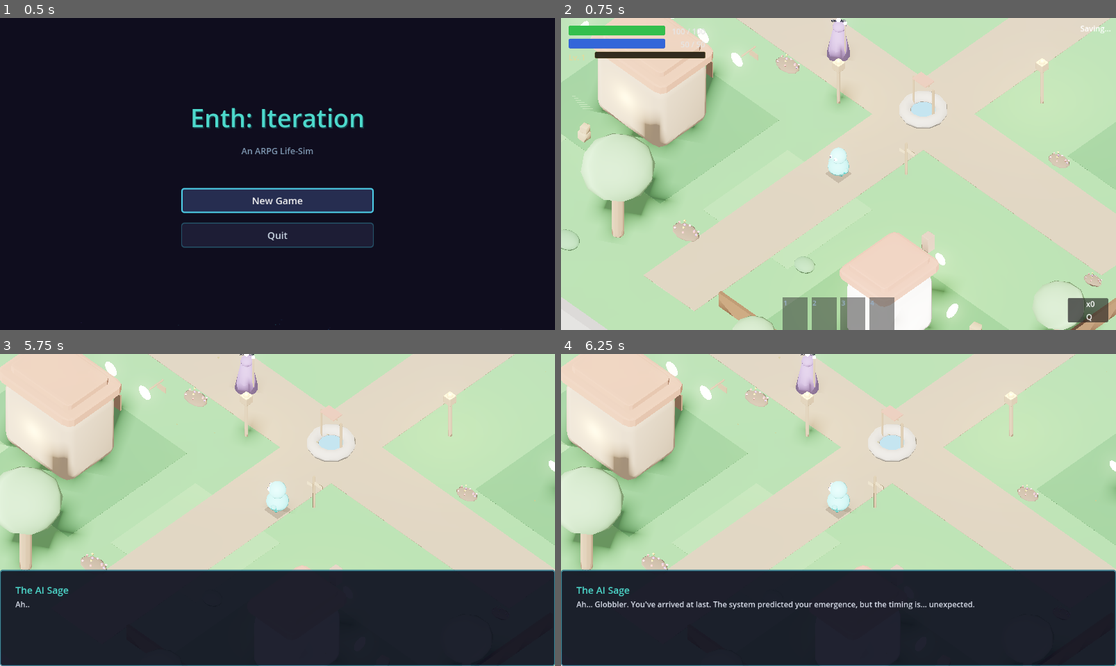
Above: before the commit, frames 1-4 (two rows, left to right).
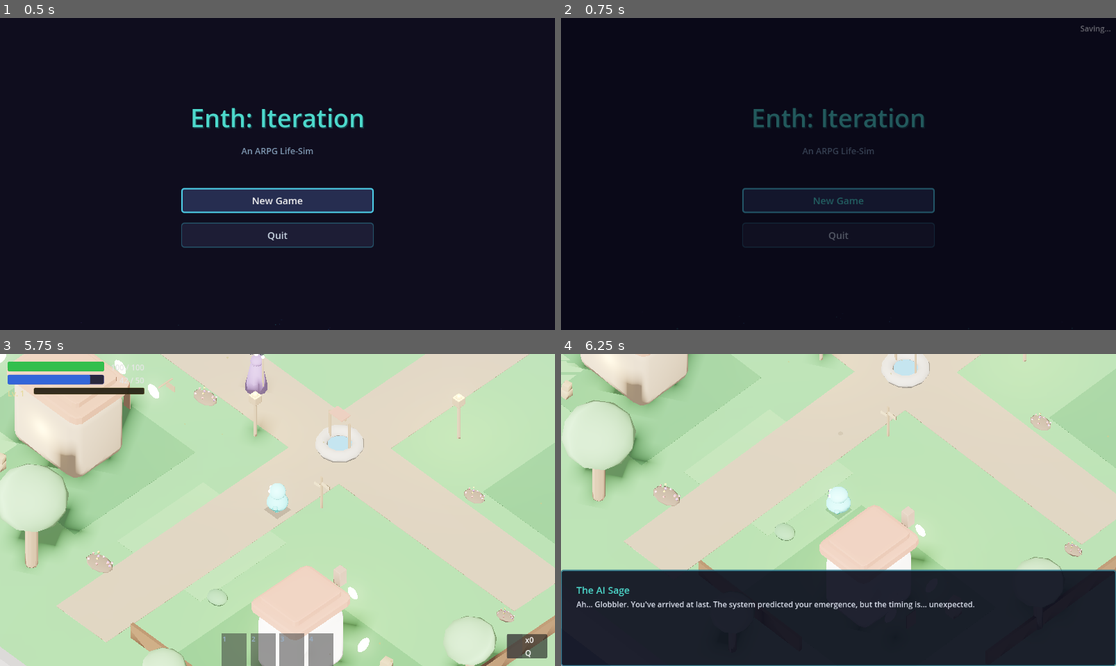
Above: after the commit, the same moments.

Repository: hwashburn1011/enth-iteration
Game: Godot game, scene res://scenes/main/MainMenu.tscn
Same seed, same stepped clock (60 frames per second), same inputs: the game is played once before the commit and once after it.
Inputs (mouse positions are in pixels of both pictures, inside the frame that each line leads up to):
- Up to frame 1 (0.5 s): no input
- Up to frame 2 (0.75 s): click "New Game" at 0.5 s
- Up to frame 3 (5.75 s): tap Enter at 1.25 s; move the mouse to (399, 494) at 1.27 s; hold D (move_right) 1.28-2.03 s; tap 1 (ability_1) at 1.35 s; click (399, 494) at 1.42 s; move the mouse to (166, 525) at 2.02 s; hold S (move_back) 2.03-2.78 s; tap 2 (ability_2) at 2.1 s; click (166, 525) at 2.17 s; move the mouse to (333, 441) at 2.77 s; hold D (move_right) 2.78-3.53 s; tap 3 (ability_3) at 2.85 s; click (333, 441) at 2.92 s; move the mouse to (249, 572) at 3.52 s; hold W (move_forward) 3.53-4.28 s; tap 4 (ability_4) at 3.6 s; click (249, 572) at 3.67 s; move the mouse to (444, 556) at 4.27 s; press the mouse at (444, 556) at 4.28 s; hold A (move_left) from 4.28 s (still down); move the mouse to (111, 463) at 5.02 s; release the mouse at (111, 463) at 5.03 s; right-click (111, 463) at 5.1 s; click (111, 463) at 5.17 s
- Up to frame 4 (6.25 s): move the mouse to (866, 510) at 5.77 s; release A (move_left) at 5.78 s; hold S (move_back) from 5.78 s (still down); hold Space (dash) from 5.78 s (still down); click (866, 510) at 5.92 s

Frame 1 is identical in both runs. In frame 2, 100% of the frame differs, in the area x 0-100%, y 0-100%; in frame 3, 41%; in frame 4, 46%.

Commit message:
visual+feel: enemy death burst, tech doors, scene fade transitions
Enemy death: colored particle burst on death matching enemy type —
red for bugs, green for leaks, blue for processes. 20 particles
exploding outward with gravity falloff.

Tech doors: Blender door model (frame + accent strips + panel) placed
at every room exit. Facing toward room center. Visual landmark for
finding exits.

Scene transitions: fade-to-black and fade-from-black (0.3s each)
wrapping every scene change. Dark blue-black overlay at layer 110.
No more instant scene pops.

Total Blender models: 32

Co-Authored-By: Claude Opus 4.6 (1M context) <noreply@anthropic.com>

Diff:
--- a/scenes/dungeon/rooms/room_base.gd
+++ b/scenes/dungeon/rooms/room_base.gd
@@ -26,6 +26,8 @@
 	_apply_dungeon_materials()
 	# Add tech props based on room type
 	_add_dungeon_props()
+	# Add door model at exit
+	_add_exit_door()
 	# Show exit indicator if already cleared (corridors only — tutorials override is_cleared)
 	if is_cleared and room_type == "corridor":
 		_show_exit_indicator()
@@ -254,6 +256,23 @@
 		geom.add_child(strip)
 
 
+func _add_exit_door() -> void:
+	var exit_trigger: Node3D = get_node_or_null("ExitTrigger") as Node3D
+	if exit_trigger == null:
+		exit_trigger = get_node_or_null("ExitPoint") as Node3D
+	if exit_trigger == null:
+		return
+	var door_scene: PackedScene = load("res://assets/models/props/tech_door.glb") as PackedScene
+	if door_scene:
+		var door: Node3D = door_scene.instantiate() as Node3D
+		add_child(door)
+		door.position = exit_trigger.position
+		# Face the door toward the room center
+		var to_center: Vector3 = (Vector3.ZERO - exit_trigger.position).normalized()
+		if to_center.length() > 0.1:
+			door.rotation.y = atan2(to_center.x, to_center.z)
+
+
 func _add_ambient_particles() -> void:
 	var geom: Node = get_node_or_null("Geometry")
 	if geom == null:
--- a/scripts/autoloads/game_manager.gd
+++ b/scripts/autoloads/game_manager.gd
@@ -134,12 +134,20 @@
 	EventBus.game_state_changed.emit(old_state, new_state)
 
 
+var _transition_overlay: CanvasLayer = null
+
+
 func change_scene_to(path: String) -> void:
 	EventBus.scene_changing.emit()
+
+	# Fade to black
+	await _fade_transition(true)
+
 	var err: Error = ResourceLoader.load_threaded_request(path)
 	if err != OK:
 		push_error("GameManager: failed to request scene load for '%s' (error %d)" % [path, err])
 		set_state(GameState.PLAYING)
+		await _fade_transition(false)
 		return
 	var status: ResourceLoader.ThreadLoadStatus = ResourceLoader.load_threaded_get_status(path)
 	while status == ResourceLoader.THREAD_LOAD_IN_PROGRESS:
@@ -148,11 +156,35 @@
 	if status != ResourceLoader.THREAD_LOAD_LOADED:
 		push_error("GameManager: scene load failed for '%s' (status %d)" % [path, status])
 		set_state(GameState.PLAYING)
+		await _fade_transition(false)
 		return
 	var scene: PackedScene = ResourceLoader.load_threaded_get(path)
 	get_tree().change_scene_to_packed(scene)
 	await get_tree().process_frame
 	EventBus.scene_changed.emit(path)
+
+	# Fade from black
+	await _fade_transition(false)
+
+
+func _fade_transition(to_black: bool) -> void:
+	if _transition_overlay == null:
+		_transition_overlay = CanvasLayer.new()
+		_transition_overlay.layer = 110
+		_transition_overlay.process_mode = Node.PROCESS_MODE_ALWAYS
+		var rect: ColorRect = ColorRect.new()
+		rect.name = "FadeRect"
+		rect.set_anchors_preset(Control.PRESET_FULL_RECT)
+		rect.color = Color(0.03, 0.03, 0.08, 0.0)
+		rect.mouse_filter = Control.MOUSE_FILTER_IGNORE
+		_transition_overlay.add_child(rect)
+		add_child(_transition_overlay)
+
+	var rect: ColorRect = _transition_overlay.get_node("FadeRect") as ColorRect
+	var target_alpha: float = 1.0 if to_black else 0.0
+	var tween: Tween = create_tween()
+	tween.tween_property(rect, "color:a", target_alpha, 0.3)
+	await tween.finished
 
 
 # --- Narrative checkpoint handlers ---
--- a/scripts/state_machines/enemy/enemy_death_state.gd
+++ b/scripts/state_machines/enemy/enemy_death_state.gd
@@ -18,6 +18,9 @@
 	enemy.set_physics_process(false)
 	enemy.hitbox_component.deactivate()
 
+	# Death burst VFX
+	_spawn_death_burst(enemy)
+
 	# Drop loot before emitting defeat
 	if enemy.loot_dropper:
 		enemy.loot_dropper.drop_loot(enemy.global_position)
@@ -32,3 +35,57 @@
 	if enemy.animation_player.has_animation(&"death"):
 		await enemy.animation_player.animation_finished
 	EnemyPool.return_enemy(enemy)
+
+
+func _spawn_death_burst(enemy: CharacterBody3D) -> void:
+	if not enemy.is_inside_tree():
+		return
+	# Determine color based on enemy type
+	var burst_color: Color = Color(0.8, 0.3, 0.2)  # Default red
+	var script: Script = enemy.get_script()
+	if script:
+		var class_name_str: String = script.get_global_name()
+		match class_name_str:
+			"GlitchBug":
+				burst_color = Color(0.9, 0.2, 0.1)
+			"MemoryLeak":
+				burst_color = Color(0.2, 0.8, 0.3)
+			"RogueProcess":
+				burst_color = Color(0.2, 0.3, 0.9)
+			"CorruptedCompiler":
+				burst_color = Color(0.8, 0.1, 0.15)
+
+	var particles: GPUParticles3D = GPUParticles3D.new()
+	particles.amount = 20
+	particles.lifetime = 0.6
+	particles.one_shot = true
+	particles.emitting = true
+	particles.global_position = enemy.global_position + Vector3(0, 0.5, 0)
+
+	var mat: ParticleProcessMaterial = ParticleProcessMaterial.new()
+	mat.direction = Vector3(0, 1, 0)
+	mat.spread = 180.0
+	mat.initial_velocity_min = 2.0
+	mat.initial_velocity_max = 4.0
+	mat.gravity = Vector3(0, -3, 0)
+	mat.color = burst_color
+	mat.scale_min = 0.5
+	mat.scale_max = 1.5
+	particles.process_material = mat
+
+	var mesh: SphereMesh = SphereMesh.new()
+	mesh.radius = 0.05
+	mesh.height = 0.1
+	particles.draw_pass_1 = mesh
+
+	var vis_mat: StandardMaterial3D = StandardMaterial3D.new()
+	vis_mat.albedo_color = burst_color
+	vis_mat.emission_enabled = true
+	vis_mat.emission = burst_color
+	vis_mat.emission_energy_multiplier = 2.0
+	vis_mat.shading_mode = BaseMaterial3D.SHADING_MODE_UNSHADED
+	particles.material_override = vis_mat
+
+	enemy.get_tree().current_scene.add_child(particles)
+	# Auto-cleanup
+	enemy.get_tree().create_timer(1.0).timeout.connect(particles.queue_free)
Binary file added: assets/models/props/tech_door.glb
